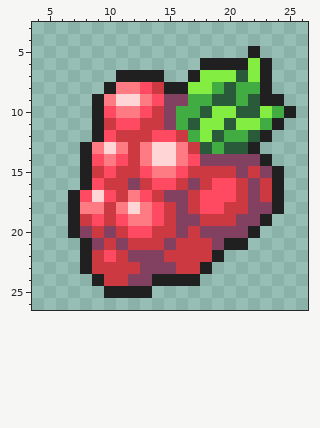
Pixel-art sprite, stored at items/berry/razz.png. The picture above was drawn from the file before the commit.
The file is 32x32 pixels. Shown: x 4..26, y 3..26.
Now the later version:
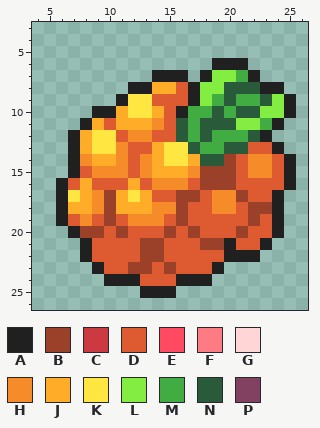
Palette (. is transparent): A #202020  B #9c4129  C #cd3941  D #de5a31  E #ff4a62  F #ff7b83  G #ffd5d5  H #f68b29  J #ffac29  K #ffe641  L #83ee41  M #41ac41  N #295a39  P #834162
From old to new:
Changed rows in their new state; - is an unchanged pixel.
first column x 6:
 5 ----------------.---
 6 ------------.---..--
 7 -----...-AA.A--MA.--
 8 ----..AAJJDA-L-NN-A-
 9 ---..AKKDDDALM--MNLA
10 ----AJKKJDA-MNM---L-
11 --AJDJJJHDNMNN------
12 -AJKKDHHDDN-NM------
13 -AJKKHDDJKKNM---DDA-
14 -AHJJHDHJKKJNNBDHHDA
15 -ADHHHDHJJJHBBBDHHDA
16 ADJDDDJDHHHDBBBDDDDA
17 AKJHBJKJDDBBDHHBDD--
18 AJJHBJJJHHBDDHHDBB--
19 ADHDBDHHHDBDDDDDBDA-
20 --BBDBDDDBDBDDDBDDA-
21 ---DDDDBBDDDBB-DDA--
22 ---DDDDBBDDDDDAAA---
23 --.ADDBBDBDDDA------
24 ---.AAADDD--A-------
25 ----...-AA----------
